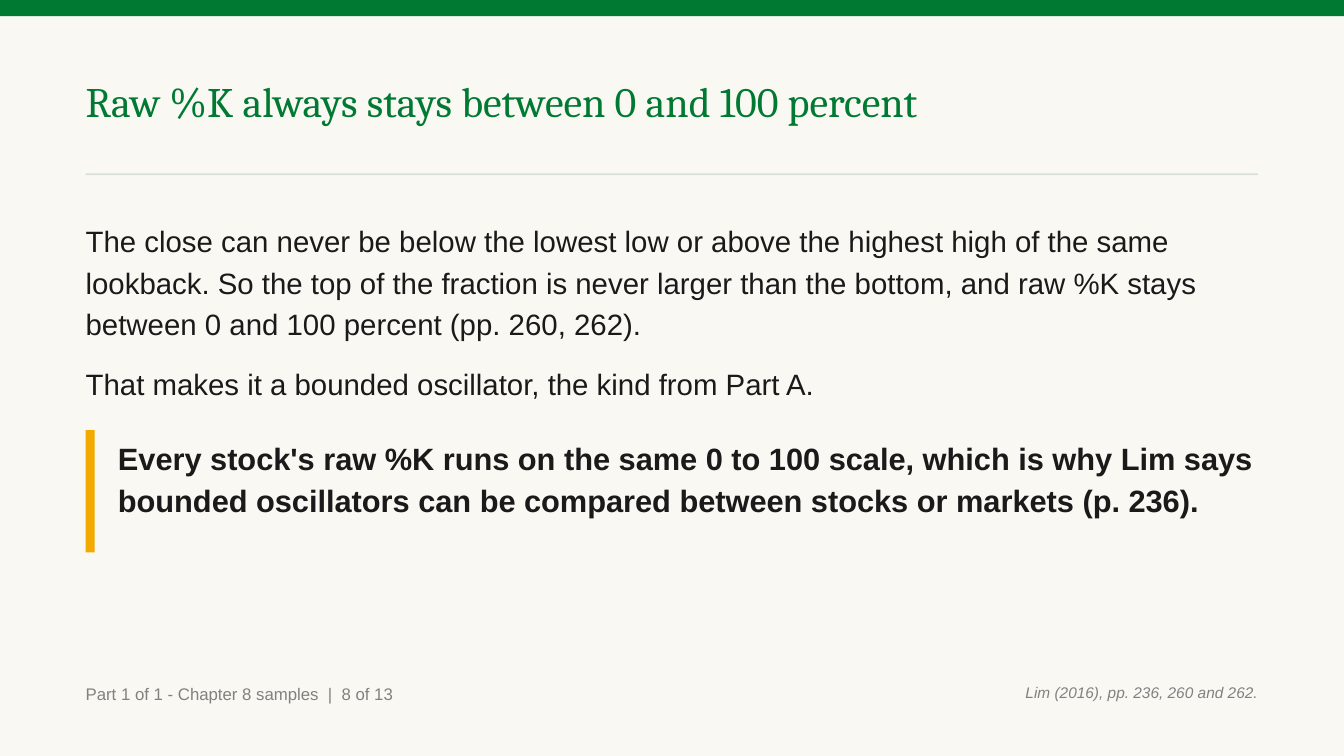
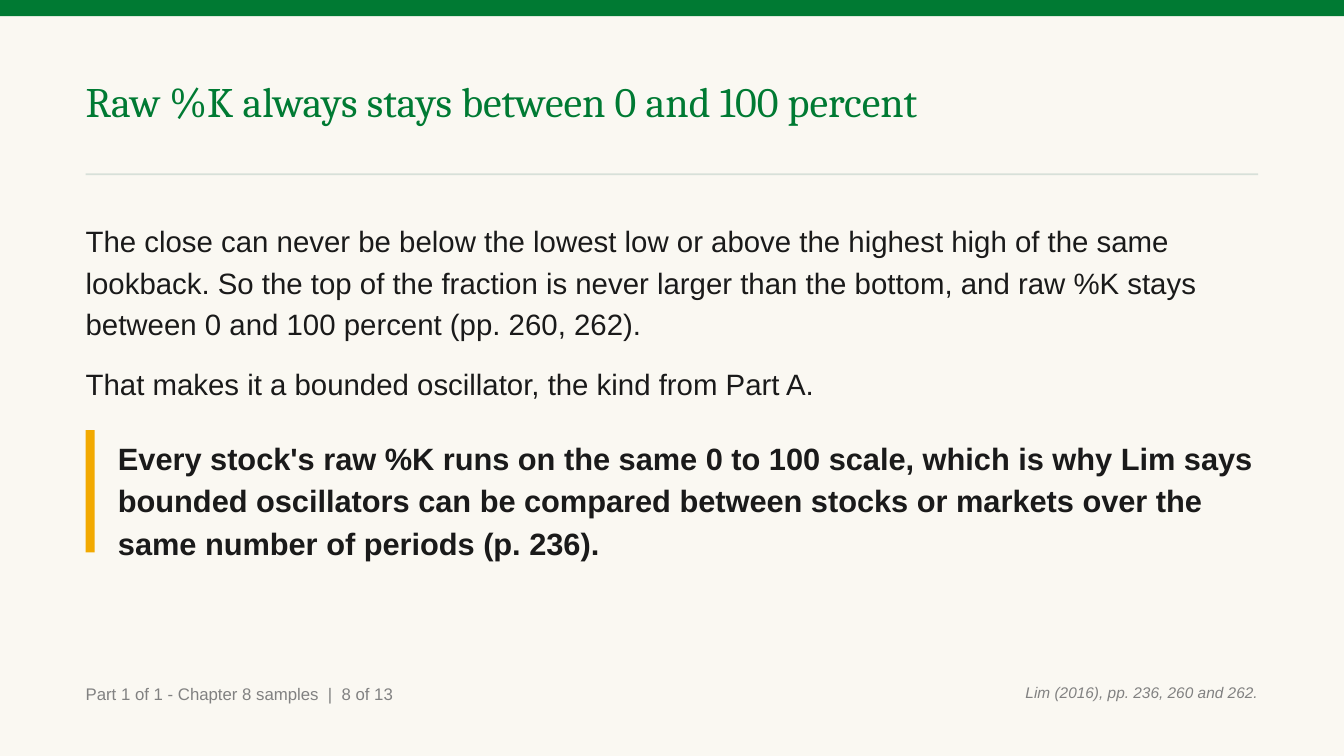
Before and after one commit to benjiesotelo-sudo/Telos_FIN1209, a slide deck: slide 10 of chapter-08/FIN1209-Chapter-08.pptx. Drawn at 1344x756 pixels with LibreOffice and Linux fonts; fonts in the diff are those of the drawing. Boxes give left, top, right and bottom in pixels: in the first picture for what was removed or moved away, otherwise in the second. Text is boxed around its words. In the diff, an @@ line names an element or a change of style, - is before the commit and + after.

```diff
--- a/chapter-08/FIN1209-Chapter-08.pptx
+++ b/chapter-08/FIN1209-Chapter-08.pptx
@@ text at [118, 447, 1252, 560]: text changed @@
-Every stock's raw %K runs on the same 0 to 100 scale, which is why Lim says bounded oscillators can be compared between stocks or markets (p. 236).
+Every stock's raw %K runs on the same 0 to 100 scale, which is why Lim says bounded oscillators can be compared between stocks or markets over the same number of periods (p. 236).
```
Also in this commit, not shown: 9 other slides changed, 5 other files.
